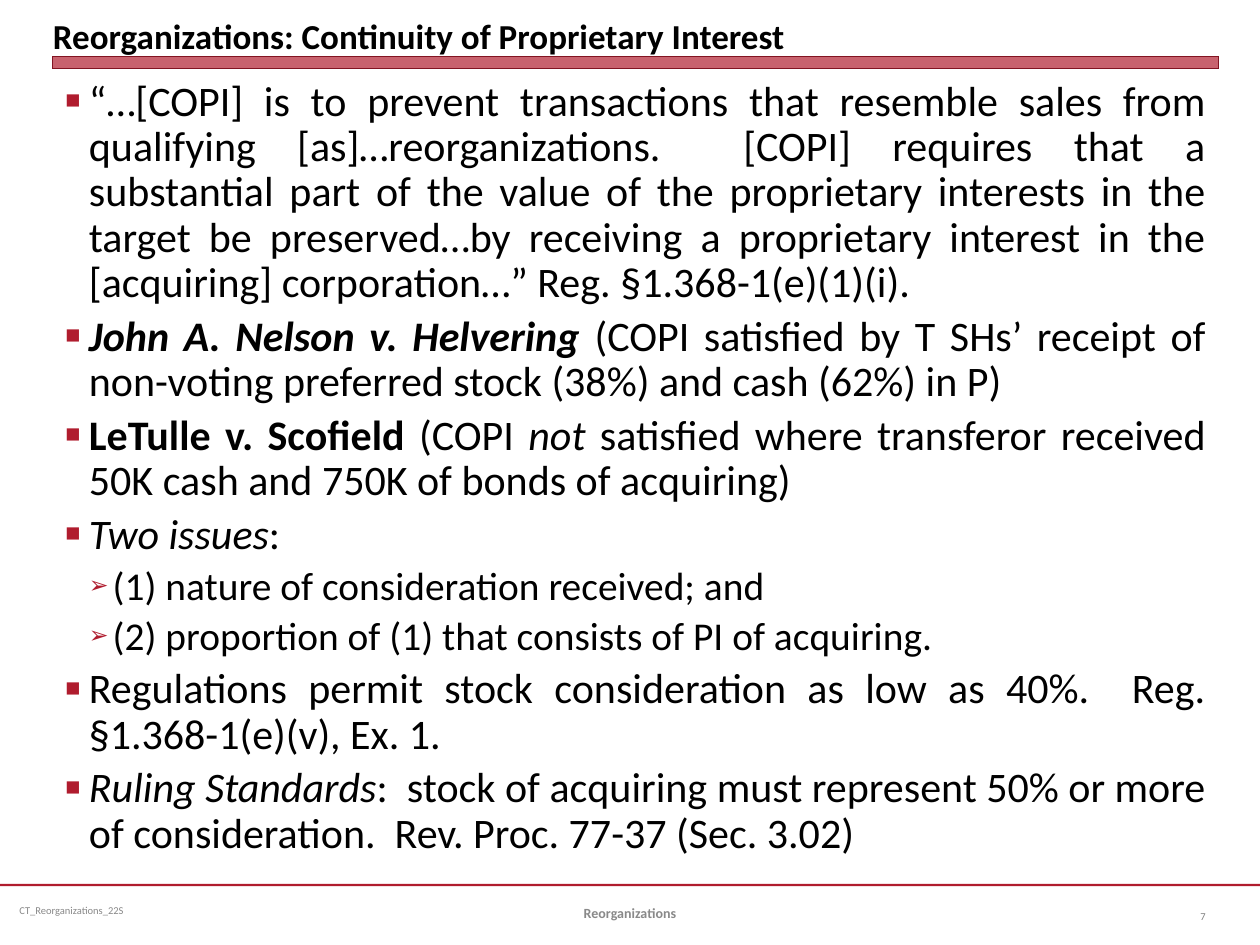
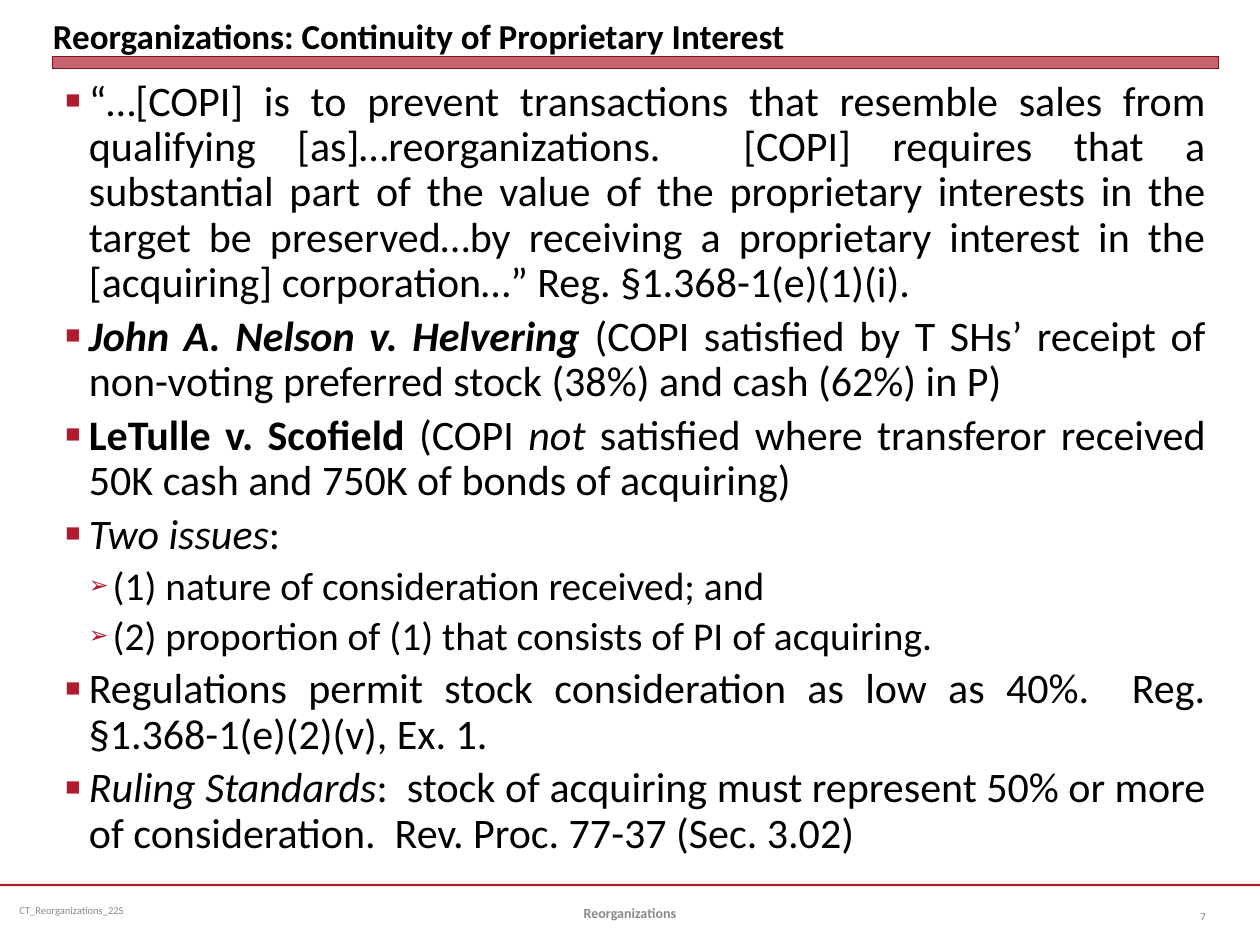
Before and after one commit to jmc877/Corporate-Tax, a slide deck: slide 7 of slides/CT_Reorganizations_22S.pptx. Drawn at 1260x945 pixels with LibreOffice and Linux fonts; fonts in the diff are those of the drawing. Boxes give left, top, right and bottom in pixels: in the first picture for what was removed or moved away, otherwise in the second. Text is boxed around its words. In the diff, an @@ line names an element or a change of style, - is before the commit and + after.

```diff
--- a/slides/CT_Reorganizations_22S.pptx
+++ b/slides/CT_Reorganizations_22S.pptx
@@ text at <box>89,673,1205,755</box>: text changed @@
-■ Regulations permit stock consideration as low as 40%. Reg. §1.368-1(e)(v), Ex. 1.
+■ Regulations permit stock consideration as low as 40%. Reg. §1.368-1(e)(2)(v), Ex. 1.
```
Also in this commit, not shown: 1 other slide changed.
